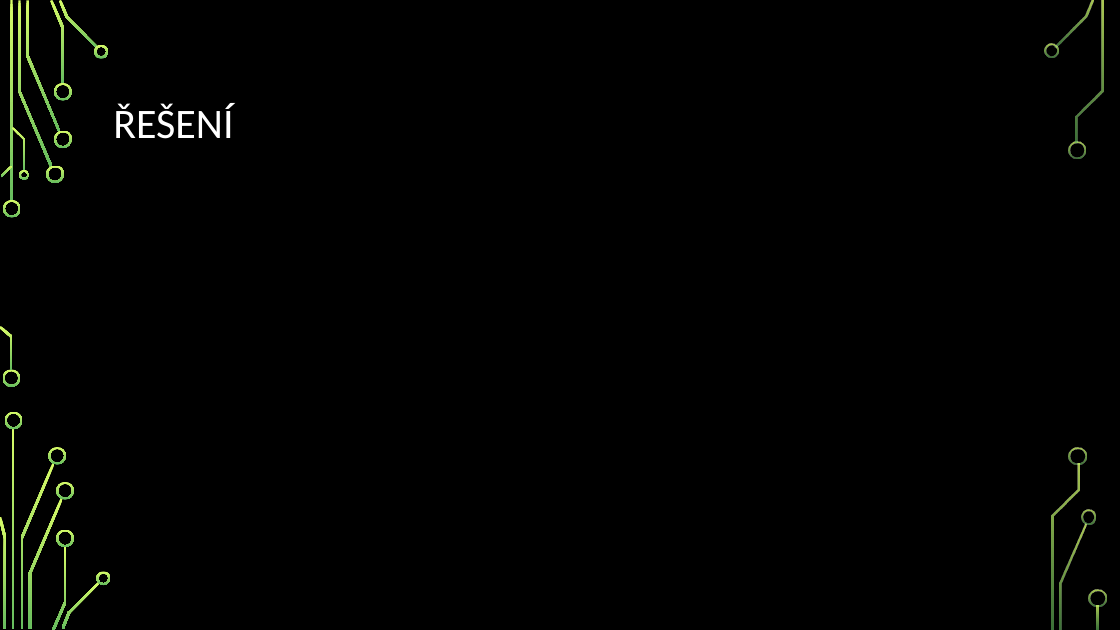
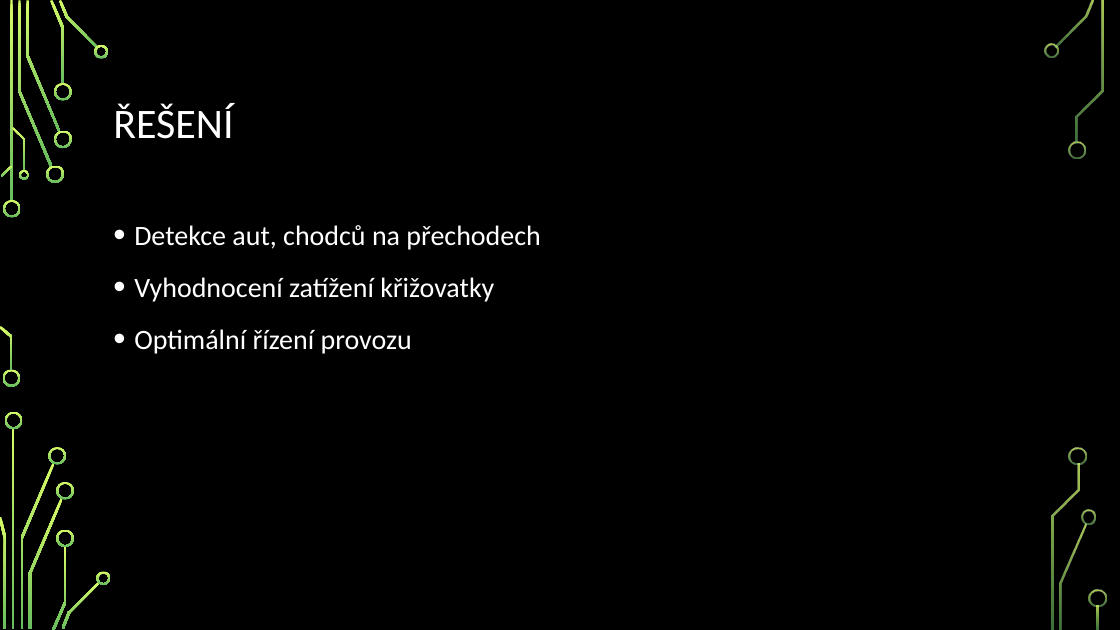
Before and after one commit to founek2/juniorhack2016, a slide deck: slide 3 of team-14/Inteligentní řízení semaforů.pptx. Drawn at 1120x630 pixels with LibreOffice and Linux fonts; fonts in the diff are those of the drawing; background and template pictures are left out. Boxes give left, top, right and bottom in pixels: in the first picture for what was removed or moved away, otherwise in the second. Text is boxed around its words. In the diff, an @@ line names an element or a change of style, - is before the commit and + after.

```diff
--- a/team-14/Inteligentní řízení semaforů.pptx
+++ b/team-14/Inteligentní řízení semaforů.pptx
@@ text added at (134, 225, 540, 354), 24 pt, text #FFFFFF @@
+• Detekce aut, chodců na přechodech
+• Vyhodnocení zatížení křižovatky
+• Optimální řízení provozu
```
Also in this commit, not shown: 1 other slide changed.
